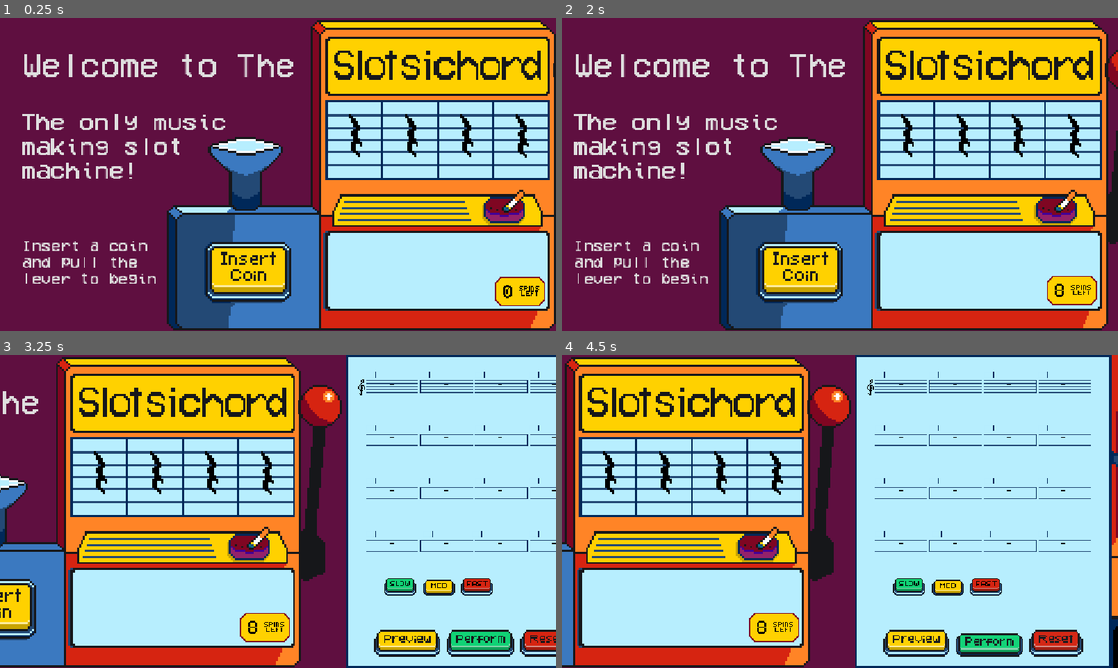
Above: before the commit, frames 1-4 (two rows, left to right).
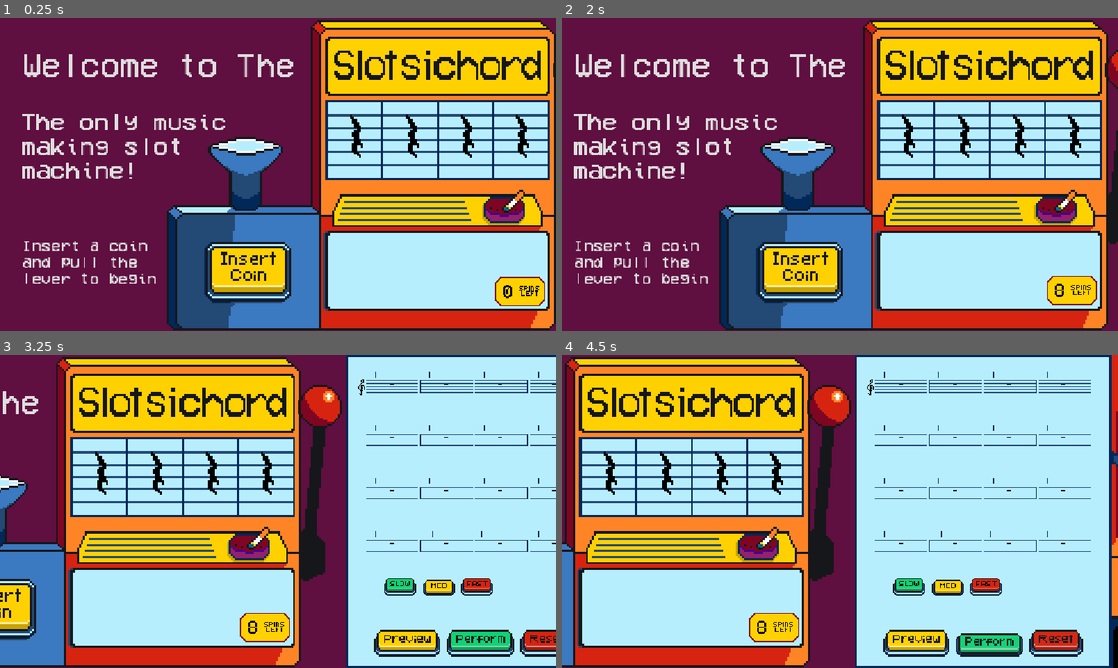
Above: after the commit, the same moments.

Repository: twhassall/slotsichord
Game: Godot game, scene res://scenes/actualScreens/MainScreen.tscn
Two runs of this game, one before a commit and one after it. Both use one fixed random seed, a clock stepped at 60 frames per second and the inputs below.
Inputs (mouse positions are in pixels of both pictures, inside the frame that each line leads up to):
- Up to frame 1 (0.25 s): no input
- Up to frame 2 (2 s): click (806, 271) at 0.5 s
- Up to frame 3 (3.25 s): click (517, 642) at 2.75 s
- Up to frame 4 (4.5 s): click (934, 642) at 3.5 s; click (995, 642) at 4.25 s

The runs differ from the first frame. In frame 1, 0.2% of the frame differs, in the area x 62-96%, y 30-45%; in frame 2, 0.2%, in the area x 61-94%, y 30-45%; in frame 3, 0.2%; in frame 4, 0.2%.

Commit message:
Better blur

Diff:
--- a/scenes/subScenes/slot_machine.tscn
+++ b/scenes/subScenes/slot_machine.tscn
@@ -430,15 +430,15 @@
 
 [node name="Reel1" type="TextureRect" parent="." unique_id=1036060400]
 layout_mode = 0
-offset_left = 75.0
-offset_top = 171.0
-offset_right = 185.0
-offset_bottom = 330.0
+offset_left = 76.0
+offset_top = 173.0
+offset_right = 186.0
+offset_bottom = 332.0
 
 [node name="Blur1" type="Sprite2D" parent="Reel1" unique_id=770599060]
 visible = false
-position = Vector2(54, 78.5)
-scale = Vector2(4.25, 4.25)
+position = Vector2(54, 78)
+scale = Vector2(4.2, 4.2)
 texture = ExtResource("5_pt82j")
 hframes = 3
 
@@ -448,16 +448,16 @@
 
 [node name="Reel2" type="TextureRect" parent="." unique_id=58768783]
 layout_mode = 0
-offset_left = 190.0
-offset_top = 171.0
-offset_right = 300.0
-offset_bottom = 330.0
+offset_left = 192.0
+offset_top = 173.0
+offset_right = 302.0
+offset_bottom = 332.0
 
 [node name="Blur2" type="Sprite2D" parent="Reel2" unique_id=1553310928]
 visible = false
-position = Vector2(56, 78.5)
+position = Vector2(56, 80.5)
 rotation = -3.1412141
-scale = Vector2(4.25, 4.25)
+scale = Vector2(4.2, 4.2)
 texture = ExtResource("5_pt82j")
 hframes = 3
 frame = 1
@@ -467,15 +467,15 @@
 
 [node name="Reel3" type="TextureRect" parent="." unique_id=1011471942]
 layout_mode = 0
-offset_left = 305.0
-offset_top = 171.0
-offset_right = 415.0
-offset_bottom = 330.0
+offset_left = 307.0
+offset_top = 173.0
+offset_right = 417.0
+offset_bottom = 332.0
 
 [node name="Blur3" type="Sprite2D" parent="Reel3" unique_id=1422707837]
 visible = false
-position = Vector2(54, 78.5)
-scale = Vector2(4.25, 4.25)
+position = Vector2(54, 78)
+scale = Vector2(4.2, 4.2)
 texture = ExtResource("5_pt82j")
 hframes = 3
 
@@ -484,16 +484,16 @@
 
 [node name="Reel4" type="TextureRect" parent="." unique_id=1294516516]
 layout_mode = 0
-offset_left = 420.0
-offset_top = 171.5
-offset_right = 530.0
-offset_bottom = 330.5
+offset_left = 421.0
+offset_top = 173.0
+offset_right = 531.0
+offset_bottom = 332.0
 
 [node name="Blur4" type="Sprite2D" parent="Reel4" unique_id=1183149560]
 visible = false
-position = Vector2(56, 77.5)
+position = Vector2(56, 80.5)
 rotation = 3.1415927
-scale = Vector2(4.25, 4.25)
+scale = Vector2(4.2, 4.2)
 texture = ExtResource("5_pt82j")
 hframes = 3
 frame = 1
@@ -511,10 +511,10 @@
 [node name="Spin" type="Button" parent="." unique_id=2136534447]
 modulate = Color(1, 1, 1, 0)
 layout_mode = 0
-offset_left = 539.0
-offset_top = 60.0
-offset_right = 640.0
-offset_bottom = 471.0
+offset_left = 532.0
+offset_top = 26.0
+offset_right = 662.0
+offset_bottom = 484.0
 
 [node name="BarOutputArea" type="HFlowContainer" parent="." unique_id=498840211]
 layout_mode = 0
--- a/scripts/slot_machine.gd
+++ b/scripts/slot_machine.gd
@@ -41,27 +41,54 @@
 func random_sprite_key():
 	return MusicLibrary.beat_sprites.keys().pick_random()
 
-func start_spin_reel(reel):
+func start_spin_reel(reel, stop_time: float):
+	var elapsed = 0.0
+	var ease_in_duration = 0.4
+	var brake_duration = 1.0
+
 	while reel.get_meta("spinning") == true:
 		reel.texture = MusicLibrary.beat_sprites[random_sprite_key()]
-		await get_tree().create_timer(0.05).timeout
+
+		var time_left = stop_time - elapsed
+
+		var delay: float
+		if elapsed < ease_in_duration:
+			var t = elapsed / ease_in_duration
+			delay = lerp(0.15, 0.03, t * t)
+		elif time_left > brake_duration:
+			delay = 0.03
+		else:
+			var t = 1.0 - clamp(time_left / brake_duration, 0.0, 1.0)
+			delay = lerp(0.03, 0.15, t)
+
+		elapsed += delay
+		await get_tree().create_timer(delay).timeout
+
+func _set_blur(reel, visible:bool):
+	##blurs stop animating and vanish
+	if reel == reel1:
+		$Reel1/Blur1.visible = visible
+		if visible: $Reel1/Blur1/BlurAnimation1.play("blur1")
+		else: $Reel1/Blur1/BlurAnimation1.stop()
+	elif reel == reel2:
+		$Reel2/Blur2.visible = visible
+		if visible: $Reel2/Blur2/BlurAnimation2.play("blur2")
+		else: $Reel2/Blur2/BlurAnimation2.stop()
+	elif reel == reel3:
+		$Reel3/Blur3.visible = visible
+		if visible: $Reel3/Blur3/BlurAnimation3.play("blur3")
+		else: $Reel3/Blur3/BlurAnimation3.stop()
+	elif reel == reel4:
+		$Reel4/Blur4.visible = visible
+		if visible: $Reel4/Blur4/BlurAnimation4.play("blur4")
+		else: $Reel4/Blur4/BlurAnimation4.stop()
+
 
 func stop_spin_reel(reel, final_key):
+	_set_blur(reel, false)
 	reel.set_meta("spinning", false)
 	reel.texture = MusicLibrary.beat_sprites[final_key]
-	##blurs stop animating and vanish
-	if reel == reel1:
-		$Reel1/Blur1.visible = false
-		$Reel1/Blur1/BlurAnimation1.stop()
-	elif reel == reel2:
-		$Reel2/Blur2.visible = false
-		$Reel2/Blur2/BlurAnimation2.stop()
-	elif reel == reel3:
-		$Reel3/Blur3.visible = false
-		$Reel3/Blur3/BlurAnimation3.stop()
-	elif reel == reel4:
-		$Reel4/Blur4.visible = false
-		$Reel4/Blur4/BlurAnimation4.stop()
+	if reel == reel4:
 		await get_tree().create_timer(0.1).timeout
 		$spinSound.stop()
 
@@ -71,20 +98,15 @@
 	reel2.set_meta("spinning", true)
 	reel3.set_meta("spinning", true)
 	reel4.set_meta("spinning", true)
-	##blurs appear and animate
-	$Reel1/Blur1.visible = true
-	$Reel2/Blur2.visible = true
-	$Reel3/Blur3.visible = true
-	$Reel4/Blur4.visible = true
-	$Reel1/Blur1/BlurAnimation1.play("blur1")
-	$Reel2/Blur2/BlurAnimation2.play("blur2")
-	$Reel3/Blur3/BlurAnimation3.play("blur3")
-	$Reel4/Blur4/BlurAnimation4.play("blur4")
-
-	start_spin_reel(reel1)
-	start_spin_reel(reel2)
-	start_spin_reel(reel3)
-	start_spin_reel(reel4)
+
+
+	start_spin_reel(reel1, 1.4)
+	await get_tree().create_timer(0.08).timeout
+	start_spin_reel(reel2, 1.4 + 0.4 - 0.08)
+	await get_tree().create_timer(0.08).timeout
+	start_spin_reel(reel3, 1.4 + 0.8 - 0.16)
+	await get_tree().create_timer(0.08).timeout
+	start_spin_reel(reel4, 1.4 + 1.2 - 0.24)
 
 func spin_all_reels(bar):
 	var key1 = MusicLibrary.beat_to_key(bar[0])
@@ -93,6 +115,11 @@
 	var key4 = MusicLibrary.beat_to_key(bar[3])
 
 	start_all_reels()
+
+	_timed_blur(reel1, 0.4,  1.2)
+	_timed_blur(reel2, 0.48, 1.8)
+	_timed_blur(reel3, 0.56, 2.6)
+	_timed_blur(reel4, 0.64, 3.8)
 
 	await get_tree().create_timer(1.4).timeout
 	stop_spin_reel(reel1, key1)
@@ -199,3 +226,9 @@
 func reset_chords():
 	chords_shown = false
 	$Chords.modulate.a = 0.0
+
+func _timed_blur(reel, start_after: float, stop_after: float):
+	await get_tree().create_timer(start_after).timeout
+	_set_blur(reel, true)
+	await get_tree().create_timer(stop_after - start_after).timeout
+	_set_blur(reel, false)
